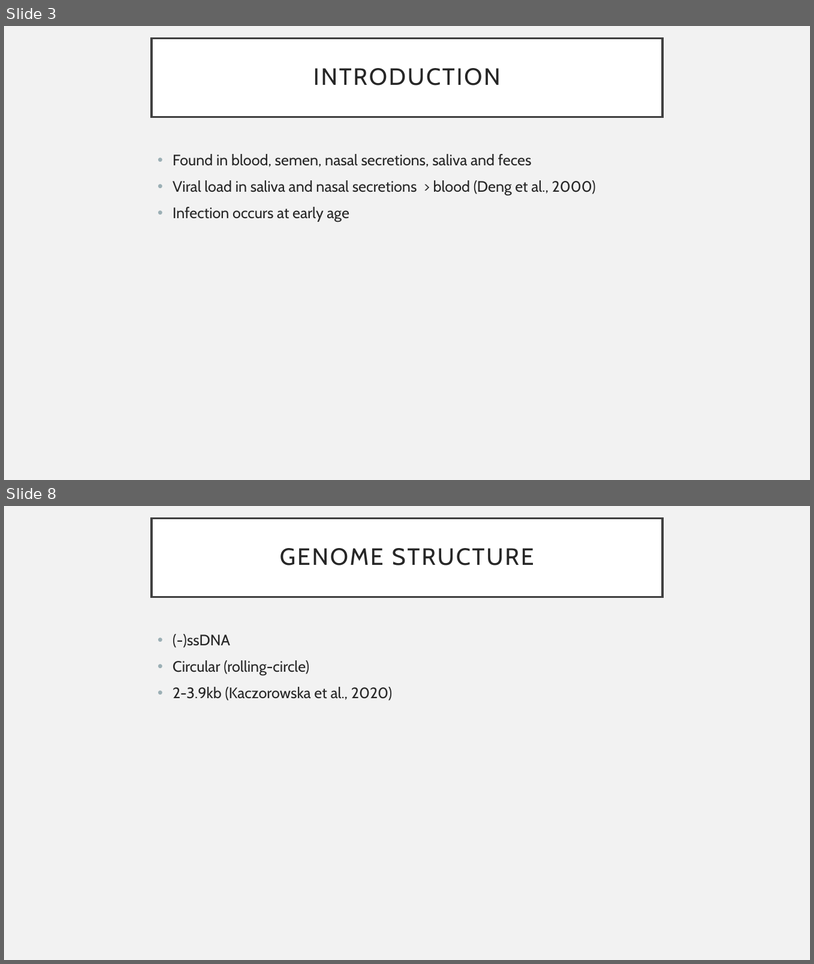
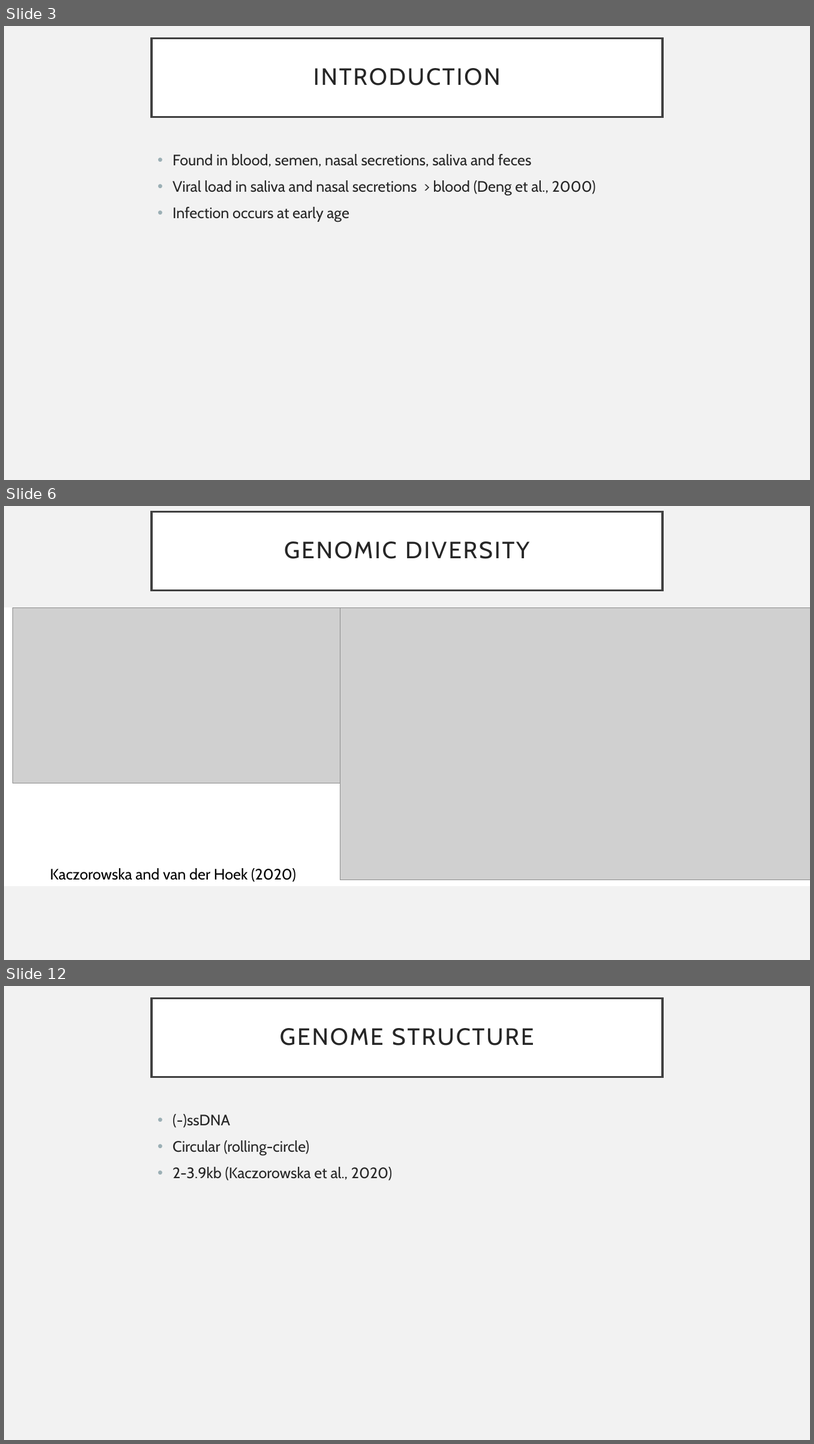
Before and after one commit to cednotsed/BIOC0021, a slide deck: presentations/Anelloviruses.pptx. Shown one above the other, each under a label of ours: slides 3 and 8 before the commit, slides 3, 6 and 12 after it; the slides between them are not shown. The pictures are 814x964 and 814x1444 pixels, drawn with LibreOffice and Linux fonts; fonts in the diff are those of the drawing; grey boxes stand for pictures. Boxes give left, top, right and bottom in pixels: in the first picture for what was removed or moved away, otherwise in the second. Text is boxed around its words. In the diff, an @@ line names an element or a change of style, - is before the commit and + after.

```diff
--- a/presentations/Anelloviruses.pptx
+++ b/presentations/Anelloviruses.pptx
@@ slide 6 added at <box>4,506,810,960</box>, background #F2F2F2 @@
@@ title added at <box>152,512,663,591</box>, fill #FFFFFF, outline #404040 2.5 pt, 28 pt, text #262626 @@
+GENOMIC DIVERSITY
@@ rectangle added at <box>4,608,810,886</box>, fill #FFFFFF, outline #FFFFFF 1 pt @@
@@ picture added at <box>13,608,341,784</box> @@
@@ picture added at <box>341,608,810,880</box> @@
@@ text added at <box>50,868,296,882</box>, 18 pt, text #000000 @@
+Kaczorowska and van der Hoek (2020)
@@ what was slide 8 is now slide 12 @@
```
Also in this commit, not shown: 1 slide changed, 5 other slides added, 2 slides removed, 12 other files.
